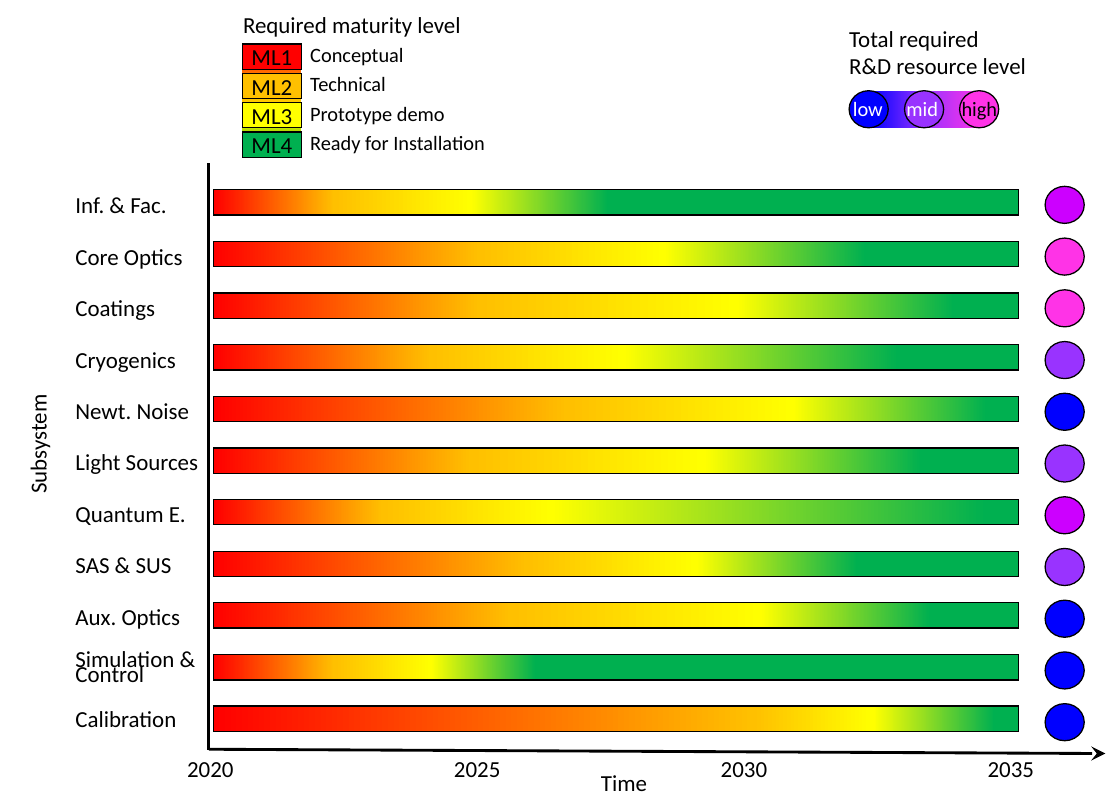
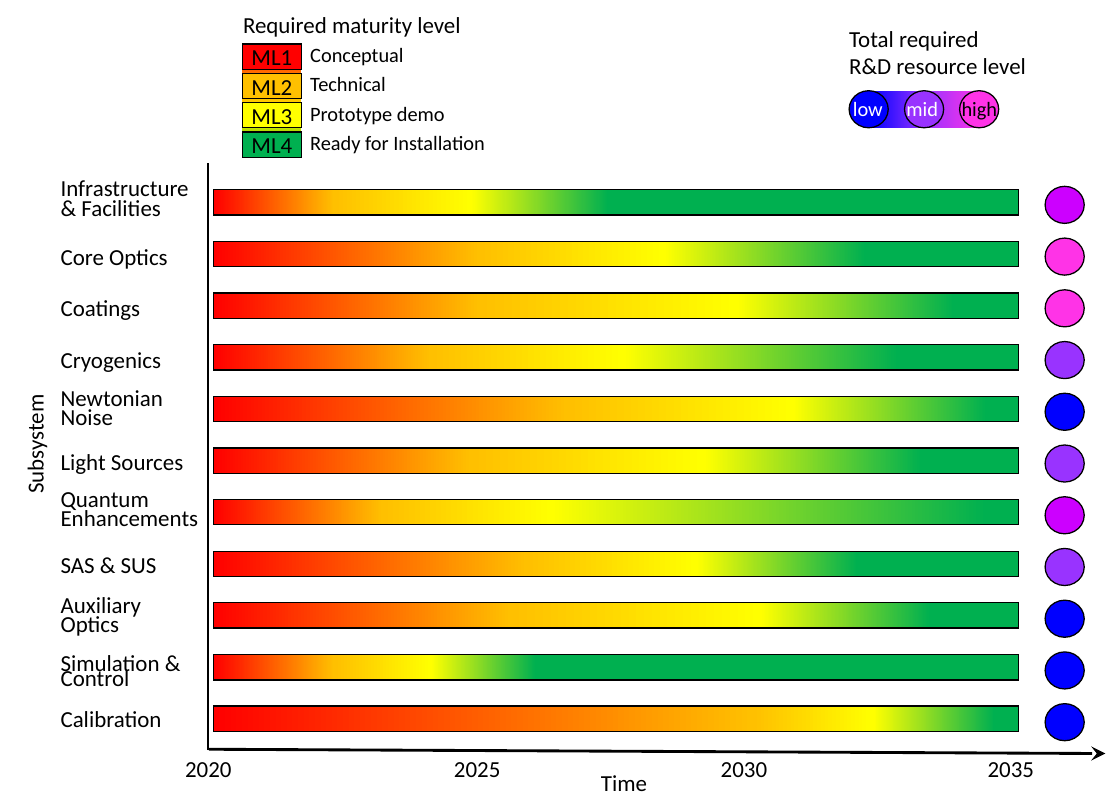
Before and after one commit to haraldlueck/GWIC-3G-R-D-Subcommittee-report-V2, a slide deck: slide 1 of Figures/3G_Readiness_Levelsblue.pptx. Drawn at 1120x795 pixels with LibreOffice and Linux fonts; fonts in the diff are those of the drawing. Boxes give left, top, right and bottom in pixels: in the first picture for what was removed or moved away, otherwise in the second. Text is boxed around its words. In the diff, an @@ line names an element or a change of style, - is before the commit and + after.

```diff
--- a/Figures/3G_Readiness_Levelsblue.pptx
+++ b/Figures/3G_Readiness_Levelsblue.pptx
@@ text at (61, 180, 189, 216): text changed @@
-Inf. & Fac.
+Infrastructure
+& Facilities
@@ text at (61, 390, 163, 425): text changed @@
-Newt. Noise
+Newtonian
+Noise
@@ text at (61, 492, 199, 526): text changed @@
-Quantum E.
+Quantum
+Enhancements
@@ text at (61, 597, 141, 636): text changed @@
-Aux. Optics
+Auxiliary
+Optics
@@ text "Simulation &": place and size @@
-text "Simulation &" at (75, 651, 174, 682)
+text "Simulation &" at (61, 655, 160, 686)
@@ 6 texts: place and size @@
-6 texts at (75, 249, 198, 727)
+6 texts at (61, 249, 183, 727)
```
Also in this commit, not shown: 32 other files.
